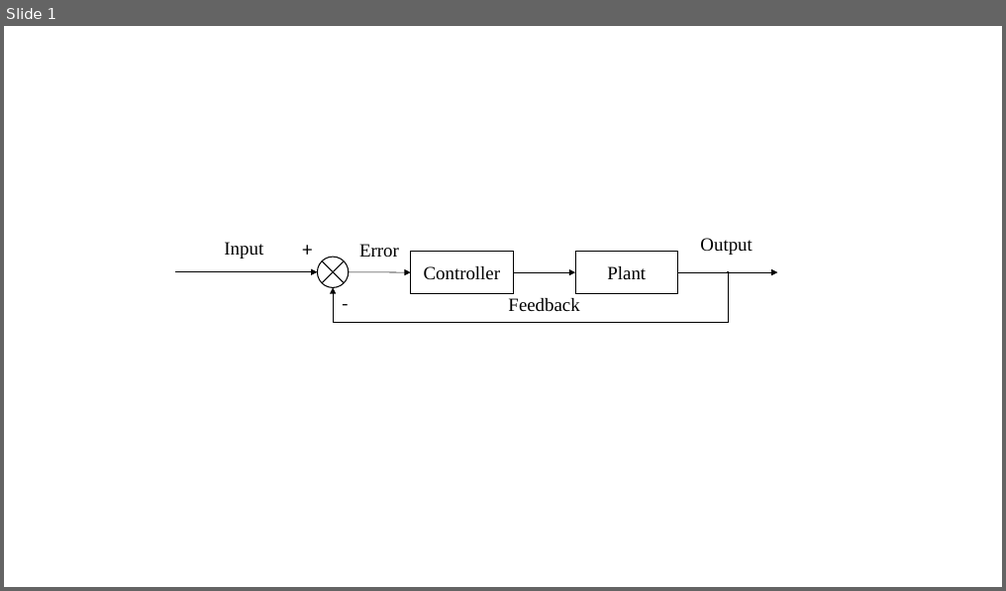
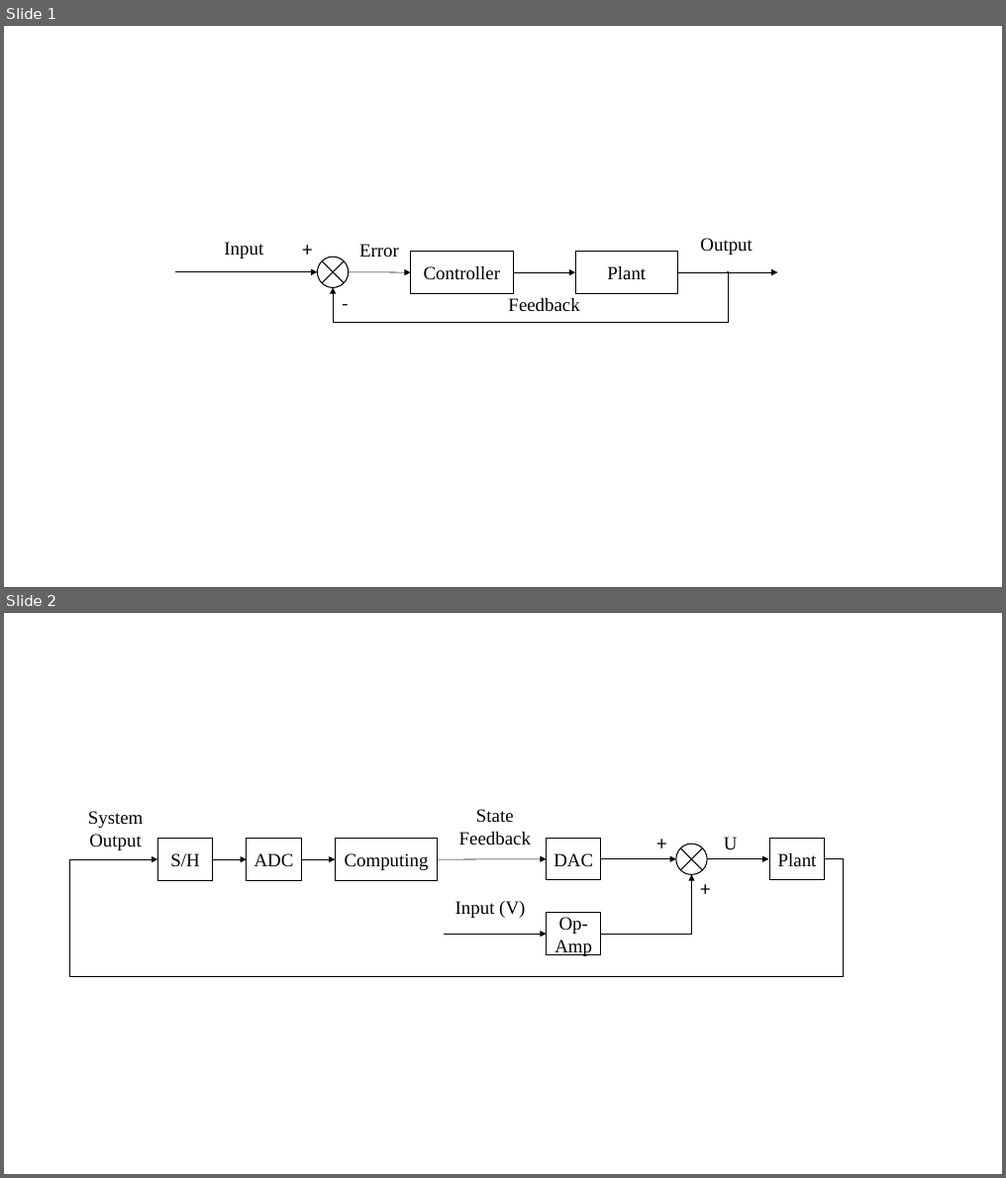
Before and after one commit to Vehshanaan/ACaD-Coursework, a slide deck: Report/pics/框图.pptx. Shown one above the other, each under a label of ours: slide 1 before the commit, slides 1 and 2 after it. The pictures are 1006x591 and 1006x1178 pixels, drawn with LibreOffice and Linux fonts; fonts in the diff are those of the drawing. Boxes give left, top, right and bottom in pixels: in the first picture for what was removed or moved away, otherwise in the second. Text is boxed around its words. In the diff, an @@ line names an element or a change of style, - is before the commit and + after.

```diff
--- a/Report/pics/框图.pptx
+++ b/Report/pics/框图.pptx
@@ slide 2 added at (4,613,1002,1174), background #FFFFFF @@
@@ text added at (88,811,144,851), 18 pt, text #000000 @@
+System Output
@@ text added at (459,809,531,846), 18 pt, text #000000 @@
+State Feedback
@@ rectangle added at (157,839,212,881), fill #FFFFFF, outline #000000 1 pt, 18 pt, text #000000 @@
+S/H
@@ rectangle added at (247,839,301,881), fill #FFFFFF, outline #000000 1 pt, 18 pt, text #000000 @@
+ADC
@@ rectangle added at (335,839,438,881), fill #FFFFFF, outline #000000 1 pt, 18 pt, text #000000 @@
+Computing
@@ rectangle added at (546,839,601,880), fill #FFFFFF, outline #000000 1 pt, 18 pt, text #000000 @@
+DAC
@@ text added at (650,830,678,860), 18 pt, text #000000 @@
++
@@ flow chart summing junction added at (676,844,707,874), fill #FFFFFF, outline #000000 1 pt @@
@@ text added at (724,837,738,851), 18 pt, text #000000 @@
+U
@@ rectangle added at (770,839,825,880), fill #FFFFFF, outline #000000 1 pt, 18 pt, text #000000 @@
+Plant
@@ elbow arrow added from (825, 860) to (157, 861), #000000 0.5 pt @@
@@ arrow added from (213, 861) to (247, 861), #000000 0.5 pt @@
@@ arrow added from (301, 861) to (335, 861), #000000 0.5 pt @@
@@ arrow added from (438, 861) to (546, 860), #000000 0.5 pt @@
@@ arrow added from (601, 860) to (676, 860), #000000 0.5 pt @@
@@ elbow arrow added from (601, 934) to (692, 875), #000000 0.5 pt @@
@@ text added at (693,874,721,904), 18 pt, text #000000 @@
++
@@ arrow added from (707, 860) to (769, 860), #000000 0.5 pt @@
@@ text added at (455,901,525,918), 18 pt, text #000000 @@
+Input (V)
@@ arrow added from (444, 934) to (546, 934), #000000 0.5 pt @@
@@ rectangle added at (546,913,601,956), fill #FFFFFF, outline #000000 1 pt, 18 pt, text #000000 @@
+Op-Amp
```
Also in this commit, not shown: 2 other files.
